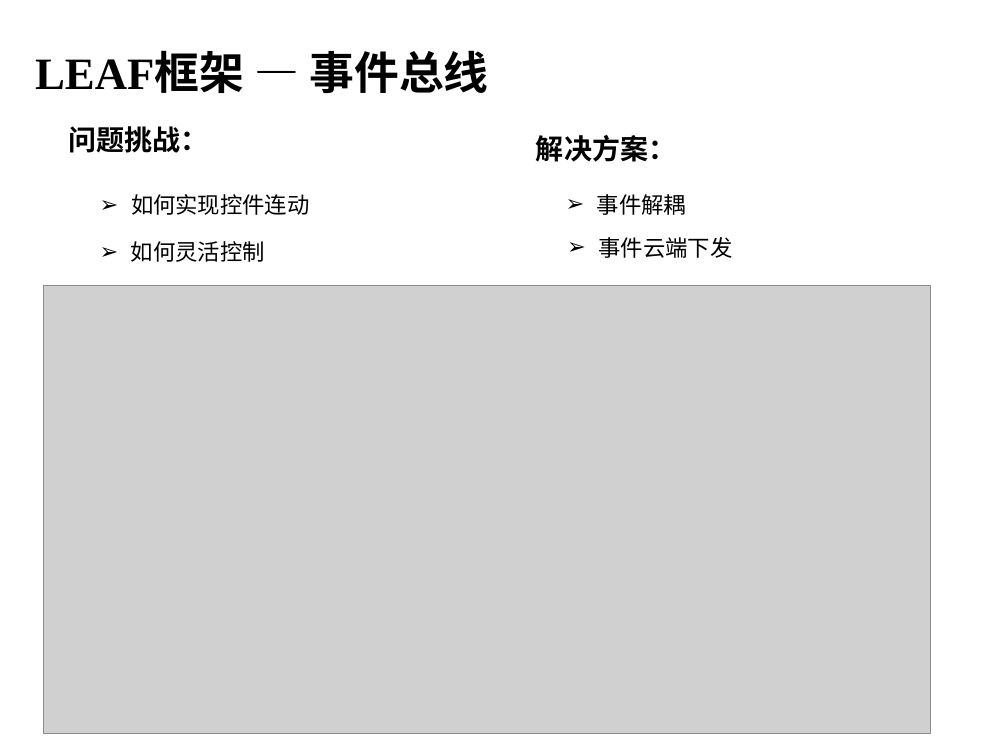
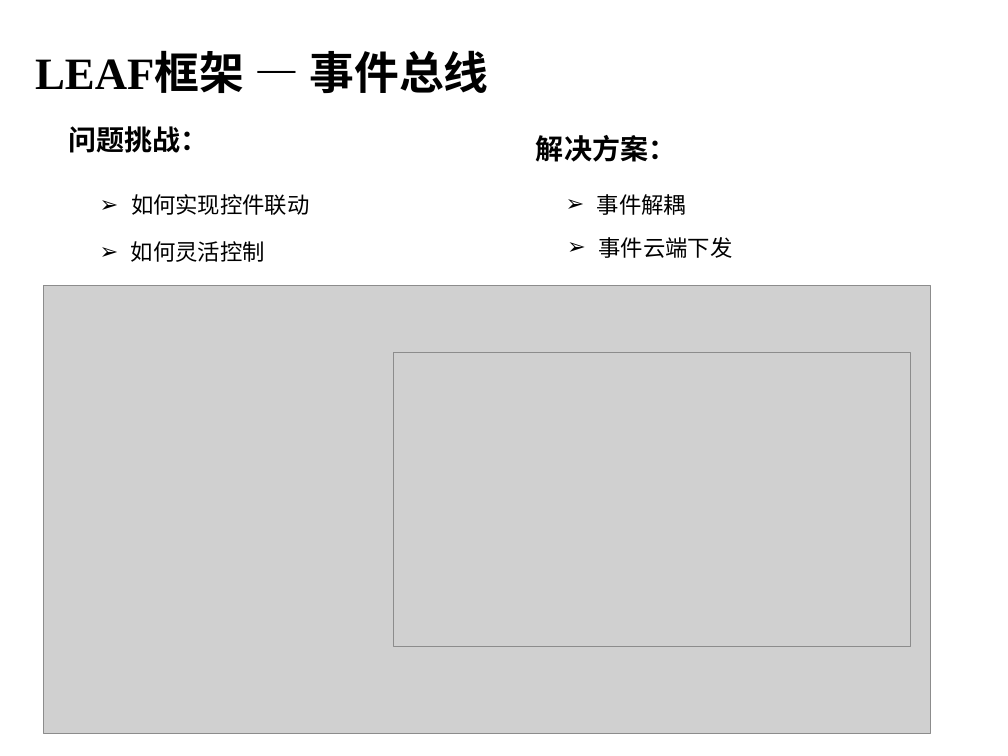
Before and after one commit to hamlingong/data, a slide deck: slide 12 of promote/龚海龙-v1.0.ppt. Drawn at 1008x756 pixels with LibreOffice and Linux fonts; fonts in the diff are those of the drawing; grey boxes stand for pictures; background and template pictures are left out. Boxes give left, top, right and bottom in pixels: in the first picture for what was removed or moved away, otherwise in the second. Text is boxed around its words. In the diff, an @@ line names an element or a change of style, - is before the commit and + after.

```diff
--- a/promote/龚海龙-v1.0.ppt
+++ b/promote/龚海龙-v1.0.ppt
@@ text at [131,194,310,215]: text changed @@
-  ➢ 如何实现控件连动
+  ➢ 如何实现控件联动
@@ picture added at [394,353,911,646] @@
```
Also in this commit, not shown: 8 other slides changed.
